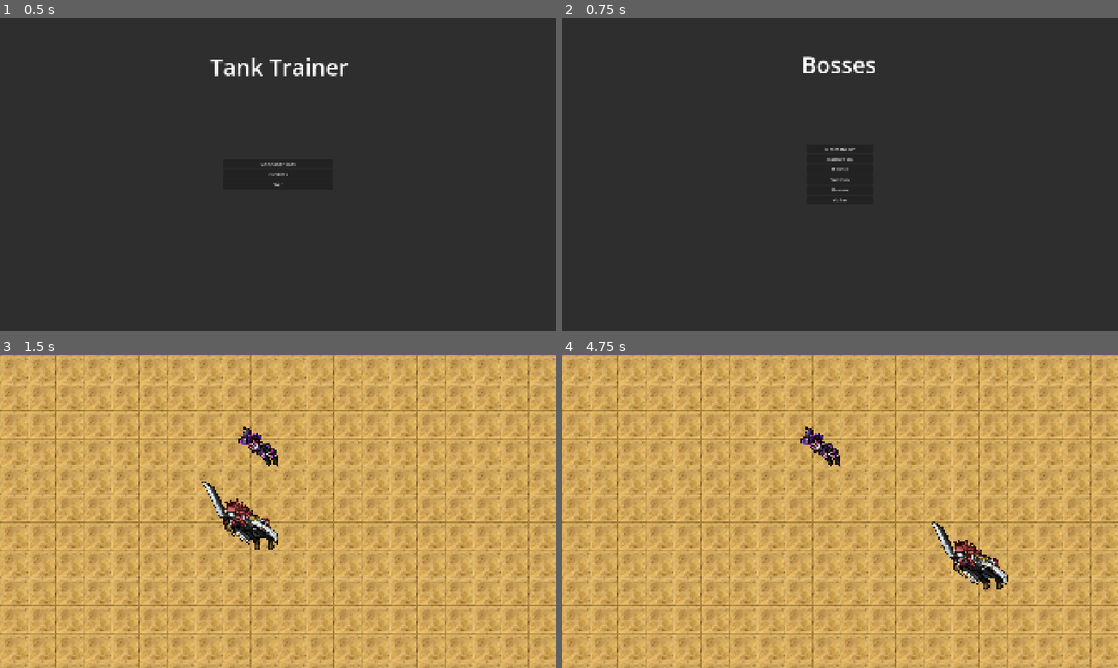
Above: before the commit, frames 1-4 (two rows, left to right).
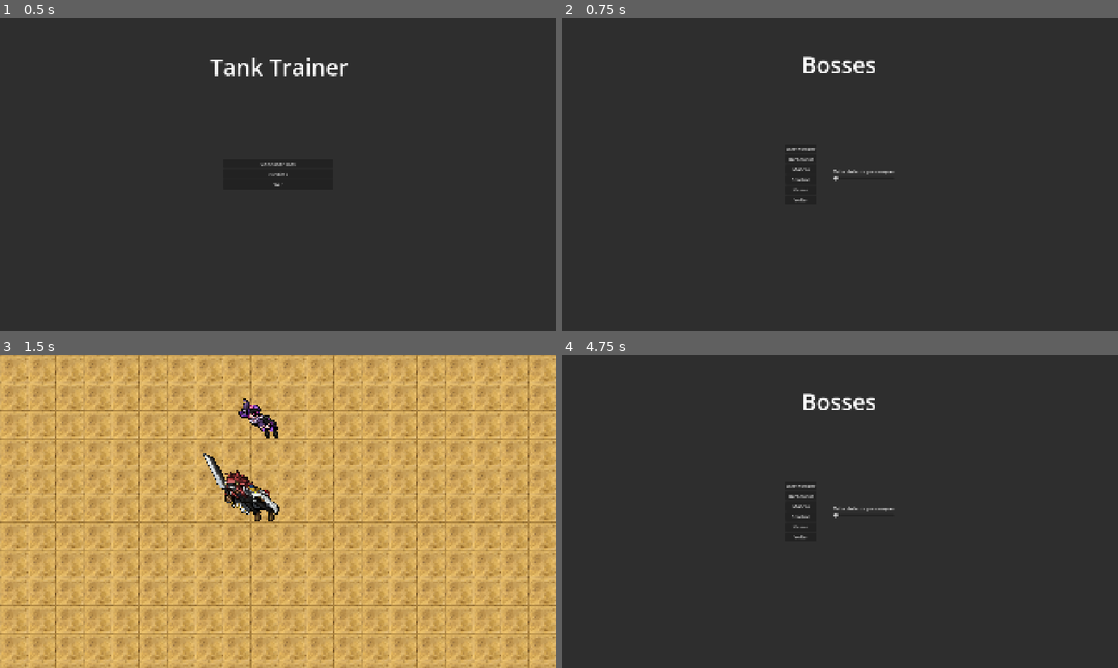
Above: after the commit, the same moments.

Repository: GuiSantosHashDaSilva/TankTrainer
Game: Godot game, scene res://Cenas/mainmenu.tscn
Two runs of this game, one before a commit and one after it. Both use one fixed random seed, a clock stepped at 60 frames per second and the inputs below. The project has no main scene, so this scene is started directly.
Inputs:
- Up to frame 1 (0.5 s): no input
- Up to frame 2 (0.75 s): click "Selecionar Boss" at 0.5 s
- Up to frame 3 (1.5 s): click "Deathstalker" at 1.25 s
- Up to frame 4 (4.75 s): tap Enter at 2 s; hold D (direita) 2.03-2.78 s; hold C (infdir, bound only after the commit) 2.03-2.78 s; tap Z (infesq, bound only after the commit) at 2.3, 2.85 s; hold S (baixo) 2.78-3.53 s; tap E (supdir, bound only after the commit) at 3.05 s; hold D (direita) 3.53-4.28 s; hold E (supdir, bound only after the commit) 3.53-4.28 s; tap Q (supesq, bound only after the commit) at 3.8, 4.35 s; hold W (cima) from 4.28 s (still down); tap G (voltar, bound only after the commit) at 4.55 s

Frame 1 is identical in both runs. In frame 2, 0.4% of the frame differs, in the area x 40-60%, y 41-59%; in frame 3, 2.8%; in frame 4, 100%, in the area x 0-100%, y 0-100%.

Commit message:
terceiro dia de trabalho (falta o ataque)

Diff:
--- a/Cenas/deathstalker.tscn
+++ b/Cenas/deathstalker.tscn
@@ -10,11 +10,11 @@
 script = ExtResource("1_wuox4")
 
 [node name="collisiondeathstalker" type="CollisionShape2D" parent="." unique_id=1169931896]
-position = Vector2(49.5, 49.5)
+position = Vector2(49.5, -48)
 shape = SubResource("RectangleShape2D_wuox4")
 
 [node name="spritedeathstalker" type="Sprite2D" parent="." unique_id=1912352351]
 texture_filter = 1
-position = Vector2(29, 28.000004)
+position = Vector2(28, -68)
 scale = Vector2(1.5, 1.5)
 texture = ExtResource("1_b0mhb")
--- a/Cenas/menubosses.tscn
+++ b/Cenas/menubosses.tscn
@@ -1,55 +1,27 @@
 [gd_scene format=3 uid="uid://b5lcexqgfehp2"]
 
 [ext_resource type="Script" uid="uid://kg3pdls7l7x8" path="res://Scripts/menubosses.gd" id="1_0faue"]
+[ext_resource type="Script" uid="uid://c4dpg7jxxkxjh" path="res://Resources/personagem.gd" id="2_aygxc"]
+[ext_resource type="Resource" uid="uid://dp05tp3dmhbus" path="res://Resources/preset260.tres" id="3_tfov2"]
+[ext_resource type="Resource" uid="uid://d1lschmyxsgk7" path="res://Resources/preset280.tres" id="4_bijmf"]
+[ext_resource type="Resource" uid="uid://qsblspya4iai" path="res://Resources/preset300.tres" id="5_t3cj6"]
+[ext_resource type="Resource" uid="uid://cxk7mrqyi1ga4" path="res://Resources/preset320.tres" id="6_05c3n"]
 
 [sub_resource type="LabelSettings" id="LabelSettings_346fi"]
 font_size = 78
 
 [node name="menubosses" type="Node2D" unique_id=421923819]
 script = ExtResource("1_0faue")
+presetlist = Dictionary[int, ExtResource("2_aygxc")]({
+0: ExtResource("3_tfov2"),
+1: ExtResource("4_bijmf"),
+2: ExtResource("5_t3cj6"),
+3: ExtResource("6_05c3n")
+})
 
 [node name="background" type="Panel" parent="." unique_id=135623526]
 offset_right = 1920.0
 offset_bottom = 1080.0
-
-[node name="vboxbuttonbosses" type="VBoxContainer" parent="background" unique_id=249479405]
-layout_mode = 1
-anchors_preset = 8
-anchor_left = 0.5
-anchor_top = 0.5
-anchor_right = 0.5
-anchor_bottom = 0.5
-offset_left = -113.0
-offset_top = -141.0
-offset_right = 113.0
-offset_bottom = 141.0
-grow_horizontal = 2
-grow_vertical = 2
-alignment = 1
-
-[node name="deathstalkerbutton" type="Button" parent="background/vboxbuttonbosses" unique_id=1678736455]
-layout_mode = 2
-text = "Deathstalker"
-
-[node name="barbarossabutton" type="Button" parent="background/vboxbuttonbosses" unique_id=418188876]
-layout_mode = 2
-text = "Barbarossa"
-
-[node name="maderabutton" type="Button" parent="background/vboxbuttonbosses" unique_id=172773237]
-layout_mode = 2
-text = "Madera"
-
-[node name="sanshoobutton" type="Button" parent="background/vboxbuttonbosses" unique_id=2081111839]
-layout_mode = 2
-text = "Sanshoo"
-
-[node name="hassanbutton" type="Button" parent="background/vboxbuttonbosses" unique_id=234009046]
-layout_mode = 2
-text = "Hassan"
-
-[node name="voltarbutton" type="Button" parent="background/vboxbuttonbosses" unique_id=1457905750]
-layout_mode = 2
-text = "Voltar"
 
 [node name="bosseslabel" type="Label" parent="background" unique_id=1206512802]
 layout_mode = 0
@@ -63,5 +35,72 @@
 vertical_alignment = 1
 metadata/_edit_use_anchors_ = true
 
-[connection signal="pressed" from="background/vboxbuttonbosses/deathstalkerbutton" to="." method="_on_deathstalkerbutton_pressed"]
-[connection signal="pressed" from="background/vboxbuttonbosses/voltarbutton" to="." method="_on_voltarbutton_pressed"]
+[node name="MarginContainer" type="MarginContainer" parent="background" unique_id=1439264035]
+layout_mode = 1
+anchors_preset = 15
+anchor_right = 1.0
+anchor_bottom = 1.0
+grow_horizontal = 2
+grow_vertical = 2
+theme_override_constants/margin_left = 200
+theme_override_constants/margin_top = 200
+theme_override_constants/margin_right = 200
+theme_override_constants/margin_bottom = 200
+
+[node name="HBoxContainer" type="HBoxContainer" parent="background/MarginContainer" unique_id=923747902]
+layout_mode = 2
+size_flags_horizontal = 4
+
+[node name="vboxbuttonbosses" type="VBoxContainer" parent="background/MarginContainer/HBoxContainer" unique_id=249479405]
+layout_mode = 2
+size_flags_horizontal = 3
+alignment = 1
+
+[node name="deathstalkerbutton" type="Button" parent="background/MarginContainer/HBoxContainer/vboxbuttonbosses" unique_id=1678736455]
+layout_mode = 2
+text = "Deathstalker"
+
+[node name="barbarossabutton" type="Button" parent="background/MarginContainer/HBoxContainer/vboxbuttonbosses" unique_id=418188876]
+layout_mode = 2
+text = "Barbarossa"
+
+[node name="maderabutton" type="Button" parent="background/MarginContainer/HBoxContainer/vboxbuttonbosses" unique_id=172773237]
+layout_mode = 2
+text = "Madera"
+
+[node name="sanshoobutton" type="Button" parent="background/MarginContainer/HBoxContainer/vboxbuttonbosses" unique_id=2081111839]
+layout_mode = 2
+text = "Sanshoo"
+
+[node name="hassanbutton" type="Button" parent="background/MarginContainer/HBoxContainer/vboxbuttonbosses" unique_id=234009046]
+layout_mode = 2
+text = "Hassan"
+
+[node name="voltarbutton" type="Button" parent="background/MarginContainer/HBoxContainer/vboxbuttonbosses" unique_id=1457905750]
+layout_mode = 2
+text = "Voltar"
+
+[node name="Control" type="Control" parent="background/MarginContainer/HBoxContainer" unique_id=512111195]
+custom_minimum_size = Vector2(50, 0)
+layout_mode = 2
+size_flags_horizontal = 3
+
+[node name="VBoxContainer" type="VBoxContainer" parent="background/MarginContainer/HBoxContainer" unique_id=1257184328]
+custom_minimum_size = Vector2(200, 0)
+layout_mode = 2
+size_flags_horizontal = 3
+size_flags_vertical = 4
+
+[node name="Label" type="Label" parent="background/MarginContainer/HBoxContainer/VBoxContainer" unique_id=1139719477]
+layout_mode = 2
+text = "Velocidade do personagem"
+
+[node name="slidercharspeed" type="HSlider" parent="background/MarginContainer/HBoxContainer/VBoxContainer" unique_id=2063132548]
+layout_mode = 2
+max_value = 3.0
+rounded = true
+tick_count = 4
+
+[connection signal="pressed" from="background/MarginContainer/HBoxContainer/vboxbuttonbosses/deathstalkerbutton" to="." method="_on_deathstalkerbutton_pressed"]
+[connection signal="pressed" from="background/MarginContainer/HBoxContainer/vboxbuttonbosses/voltarbutton" to="." method="_on_voltarbutton_pressed"]
+[connection signal="value_changed" from="background/MarginContainer/HBoxContainer/VBoxContainer/slidercharspeed" to="." method="_on_slidercharspeed_value_changed"]
--- a/Cenas/personagem.tscn
+++ b/Cenas/personagem.tscn
@@ -1,20 +1,21 @@
 [gd_scene format=3 uid="uid://bb5lr7je7is85"]
 
 [ext_resource type="Script" uid="uid://d3ookpxukqgyh" path="res://Scripts/smoker.gd" id="1_ns5cc"]
-[ext_resource type="Texture2D" uid="uid://bbgqlbjswos6b" path="res://Assets/Bastille-sprite.png" id="2_ns5cc"]
+[ext_resource type="Texture2D" uid="uid://bmo1lcdyntjrg" path="res://Assets/Luffy-PirateKing_sprite.png" id="2_ns5cc"]
 
 [sub_resource type="RectangleShape2D" id="RectangleShape2D_00eoc"]
 size = Vector2(98, 98)
 
-[node name="smoker" type="CharacterBody2D" unique_id=2017056439]
+[node name="smoker" type="CharacterBody2D" unique_id=2017056439 node_paths=PackedStringArray("sprite")]
 script = ExtResource("1_ns5cc")
+sprite = NodePath("sprite")
 
-[node name="collisionsmoker" type="CollisionShape2D" parent="." unique_id=2053888884]
-position = Vector2(49, 49)
+[node name="charcollision" type="CollisionShape2D" parent="." unique_id=2053888884]
+position = Vector2(49, -49)
 shape = SubResource("RectangleShape2D_00eoc")
 
-[node name="spritesmoker" type="Sprite2D" parent="." unique_id=250601481]
+[node name="sprite" type="Sprite2D" parent="." unique_id=250601481]
 texture_filter = 1
-position = Vector2(-34, -22)
+position = Vector2(-33, -121.00001)
 scale = Vector2(1.5, 1.5)
 texture = ExtResource("2_ns5cc")
--- /dev/null
+++ b/Resources/personagem.gd
@@ -0,0 +1,5 @@
+extends Resource
+
+class_name Char_data
+@export var char_speed: float
+@export var char_sprite: Texture2D
--- /dev/null
+++ b/Resources/preset260.tres
@@ -0,0 +1,10 @@
+[gd_resource type="Resource" script_class="Char_data" format=3 uid="uid://dp05tp3dmhbus"]
+
+[ext_resource type="Texture2D" uid="uid://bbgqlbjswos6b" path="res://Assets/Bastille-sprite.png" id="1_6nhvc"]
+[ext_resource type="Script" uid="uid://c4dpg7jxxkxjh" path="res://Resources/personagem.gd" id="2_umki2"]
+
+[resource]
+script = ExtResource("2_umki2")
+char_speed = 0.34
+char_sprite = ExtResource("1_6nhvc")
+metadata/_custom_type_script = "uid://c4dpg7jxxkxjh"
--- /dev/null
+++ b/Resources/preset280.tres
@@ -0,0 +1,10 @@
+[gd_resource type="Resource" script_class="Char_data" format=3 uid="uid://d1lschmyxsgk7"]
+
+[ext_resource type="Script" uid="uid://c4dpg7jxxkxjh" path="res://Resources/personagem.gd" id="1_iif5f"]
+[ext_resource type="Texture2D" uid="uid://dxf3j4vke24ju" path="res://Assets/Rebecca-Post-Dressrosa_sprite.png" id="1_lq6hb"]
+
+[resource]
+script = ExtResource("1_iif5f")
+char_speed = 0.32
+char_sprite = ExtResource("1_lq6hb")
+metadata/_custom_type_script = "uid://c4dpg7jxxkxjh"
--- /dev/null
+++ b/Resources/preset300.tres
@@ -0,0 +1,10 @@
+[gd_resource type="Resource" script_class="Char_data" format=3 uid="uid://qsblspya4iai"]
+
+[ext_resource type="Texture2D" uid="uid://bmo1lcdyntjrg" path="res://Assets/Luffy-PirateKing_sprite.png" id="1_bni6h"]
+[ext_resource type="Script" uid="uid://c4dpg7jxxkxjh" path="res://Resources/personagem.gd" id="1_vg4s5"]
+
+[resource]
+script = ExtResource("1_vg4s5")
+char_speed = 0.3
+char_sprite = ExtResource("1_bni6h")
+metadata/_custom_type_script = "uid://c4dpg7jxxkxjh"
--- /dev/null
+++ b/Resources/preset320.tres
@@ -0,0 +1,10 @@
+[gd_resource type="Resource" script_class="Char_data" format=3 uid="uid://cxk7mrqyi1ga4"]
+
+[ext_resource type="Texture2D" uid="uid://cscc03n7gv6fs" path="res://Assets/Rayleigh-sprite.png" id="1_6jy1y"]
+[ext_resource type="Script" uid="uid://c4dpg7jxxkxjh" path="res://Resources/personagem.gd" id="1_va5p8"]
+
+[resource]
+script = ExtResource("1_va5p8")
+char_speed = 0.28
+char_sprite = ExtResource("1_6jy1y")
+metadata/_custom_type_script = "uid://c4dpg7jxxkxjh"
--- a/Scripts/arena.gd
+++ b/Scripts/arena.gd
@@ -1,8 +1,14 @@
 extends Node2D
+
+class_name Arena
 
 const CENA_CHAR = preload("res://Cenas/personagem.tscn")
 const CENA_BOSS = preload("res://Cenas/deathstalker.tscn")
 const TILE_SIZE = 96
+
+static var presetselecionado: Char_data
+
+
 # Called when the node enters the scene tree for the first time.
 func _ready() -> void:
 	spawn_player(Vector2(9*TILE_SIZE,6*TILE_SIZE))
@@ -10,6 +16,7 @@
 
 func spawn_player(spawn_position: Vector2): # Use Vector3 for 3D
 	var player_instance = CENA_CHAR.instantiate()
+	player_instance.setup(presetselecionado)
 	add_child(player_instance)
 	player_instance.global_position = spawn_position
 
--- a/Scripts/deathstalker.gd
+++ b/Scripts/deathstalker.gd
@@ -4,6 +4,9 @@
 const SPEED = 300.0
 const JUMP_VELOCITY = -400.0
 
-
 func _physics_process(delta: float) -> void:
 	pass
+
+func tail_frenzy():
+
+	pass
--- a/Scripts/menubosses.gd
+++ b/Scripts/menubosses.gd
@@ -1,18 +1,26 @@
 extends Node2D
 
+@export var presetlist: Dictionary [presetname,Char_data]
+
+enum presetname {preset260,preset280,preset300,preset320}
 
 # Called when the node enters the scene tree for the first time.
 func _ready() -> void:
-	pass # Replace with function body.
-
-
-# Called every frame. 'delta' is the elapsed time since the previous frame.
-func _process(delta: float) -> void:
-	pass
-
+	Arena.presetselecionado = presetlist[presetname.preset260]
 
 func _on_deathstalkerbutton_pressed() -> void:
 	get_tree().change_scene_to_file("res://Cenas/arena.tscn")
 
 func _on_voltarbutton_pressed() -> void:
 	get_tree().change_scene_to_file("res://Cenas/mainmenu.tscn")
+
+func _on_slidercharspeed_value_changed(value: float) -> void:
+	match int(value):
+		0:
+			Arena.presetselecionado = presetlist[presetname.preset260]
+		1:
+			Arena.presetselecionado = presetlist[presetname.preset280]
+		2:
+			Arena.presetselecionado = presetlist[presetname.preset300]
+		3:
+			Arena.presetselecionado = presetlist[presetname.preset320]
--- a/Scripts/smoker.gd
+++ b/Scripts/smoker.gd
@@ -1,37 +1,58 @@
 extends CharacterBody2D
 
 const TILE_SIZE = 96
+const DIAGONAL_SPEED_MULTIPLYER = 1.5
 
 var positionchar
 var andando = false
-var input_dir
+var charspeed = 0.3
+@export var sprite: Sprite2D
 
+func _input(event: InputEvent) -> void:
+	if event.is_action_pressed("voltar"):
+		get_tree().change_scene_to_file("res://Cenas/menubosses.tscn")
 
 func _physics_process(delta: float) -> void:
-	positionchar = global_position
-	input_dir = Vector2.ZERO
-	if Input.is_action_pressed("cima"):
-		input_dir = Vector2(0,-1)
-		andar()
-	elif Input.is_action_pressed("baixo"):
-		input_dir = Vector2(0,1)
-		andar()
-	elif Input.is_action_pressed("esquerda"):
-		input_dir = Vector2(-1,0)
-		andar()
-	elif Input.is_action_pressed("direita"):
-		input_dir = Vector2(1,0)
-		andar()
-	move_and_slide()
 
-func andar():
+	var direction := Vector2.ZERO
+
+	if Input.is_action_pressed("supdir"):
+		direction = Vector2(1, -1)
+	elif Input.is_action_pressed("supesq"):
+		direction = Vector2(-1, -1)
+	elif Input.is_action_pressed("infdir"):
+		direction = Vector2(1, 1)
+	elif Input.is_action_pressed("infesq"):
+		direction = Vector2(-1, 1)
+	else:
+		var input := Input.get_vector(
+			"esquerda",
+			"direita",
+			"cima",
+	        "baixo"
+		)
+
+		direction = Vector2(
+			sign(input.x),
+			sign(input.y)
+		)
+
+	andar(direction)
+
+func setup(charatributes:Char_data):
+	self.charspeed = charatributes.char_speed
+	self.sprite.texture = charatributes.char_sprite
+
+func andar(input_dir):
 	if input_dir:
 		if andando == false:
 			andando = true
+			var diagonal = abs(input_dir.x) == abs(input_dir.y)
+			var duracao:float = charspeed*DIAGONAL_SPEED_MULTIPLYER if diagonal else charspeed
 			var tween = create_tween()
-			tween.tween_property(self, "position", position + input_dir*TILE_SIZE,0.3)
-			#print(global_position)
+			tween.tween_property(self, "position", position + input_dir*TILE_SIZE,duracao)
 			tween.tween_callback(move_false)
 
 func move_false():
+	positionchar = global_position
 	andando = false
--- a/project.godot
+++ b/project.godot
@@ -18,6 +18,8 @@
 
 window/size/viewport_width=1920
 window/size/viewport_height=1080
+window/size/window_width_override=1280
+window/size/window_height_override=720
 window/stretch/mode="canvas_items"
 window/stretch/aspect="expand"
 
@@ -43,6 +45,31 @@
 "events": [Object(InputEventKey,"resource_local_to_scene":false,"resource_name":"","device":-1,"window_id":0,"alt_press …(192 unchanged characters)…
 ]
 }
+supesq={
+"deadzone": 0.2,
+"events": [Object(InputEventKey,"resource_local_to_scene":false,"resource_name":"","device":-1,"window_id":0,"alt_pressed":false,"shift_pressed":false,"ctrl_pressed":false,"meta_pressed":false,"pressed":false,"keycode":0,"physical_keycode":81,"key_label":0,"unicode":113,"location":0,"echo":false,"script":null)
+]
+}
+supdir={
+"deadzone": 0.2,
+"events": [Object(InputEventKey,"resource_local_to_scene":false,"resource_name":"","device":-1,"window_id":0,"alt_pressed":false,"shift_pressed":false,"ctrl_pressed":false,"meta_pressed":false,"pressed":false,"keycode":0,"physical_keycode":69,"key_label":0,"unicode":101,"location":0,"echo":false,"script":null)
+]
+}
+infesq={
+"deadzone": 0.2,
+"events": [Object(InputEventKey,"resource_local_to_scene":false,"resource_name":"","device":-1,"window_id":0,"alt_pressed":false,"shift_pressed":false,"ctrl_pressed":false,"meta_pressed":false,"pressed":false,"keycode":0,"physical_keycode":90,"key_label":0,"unicode":122,"location":0,"echo":false,"script":null)
+]
+}
+infdir={
+"deadzone": 0.2,
+"events": [Object(InputEventKey,"resource_local_to_scene":false,"resource_name":"","device":-1,"window_id":0,"alt_pressed":false,"shift_pressed":false,"ctrl_pressed":false,"meta_pressed":false,"pressed":false,"keycode":0,"physical_keycode":67,"key_label":0,"unicode":99,"location":0,"echo":false,"script":null)
+]
+}
+voltar={
+"deadzone": 0.2,
+"events": [Object(InputEventKey,"resource_local_to_scene":false,"resource_name":"","device":-1,"window_id":0,"alt_pressed":false,"shift_pressed":false,"ctrl_pressed":false,"meta_pressed":false,"pressed":false,"keycode":0,"physical_keycode":71,"key_label":0,"unicode":103,"location":0,"echo":false,"script":null)
+]
+}
 
 [physics]
 
Binary file changed: Assets/Bastille-sprite.png
Binary file added: Assets/Luffy-PirateKing_sprite.png
Not shown, added: Assets/Luffy-PirateKing_sprite.png.import
Binary file added: Assets/Rayleigh-sprite.png
Not shown, added: Assets/Rayleigh-sprite.png.import
Binary file added: Assets/Rebecca-Post-Dressrosa_sprite.png
Not shown, added: Assets/Rebecca-Post-Dressrosa_sprite.png.import
Not shown, added: Resources/personagem.gd.uid
